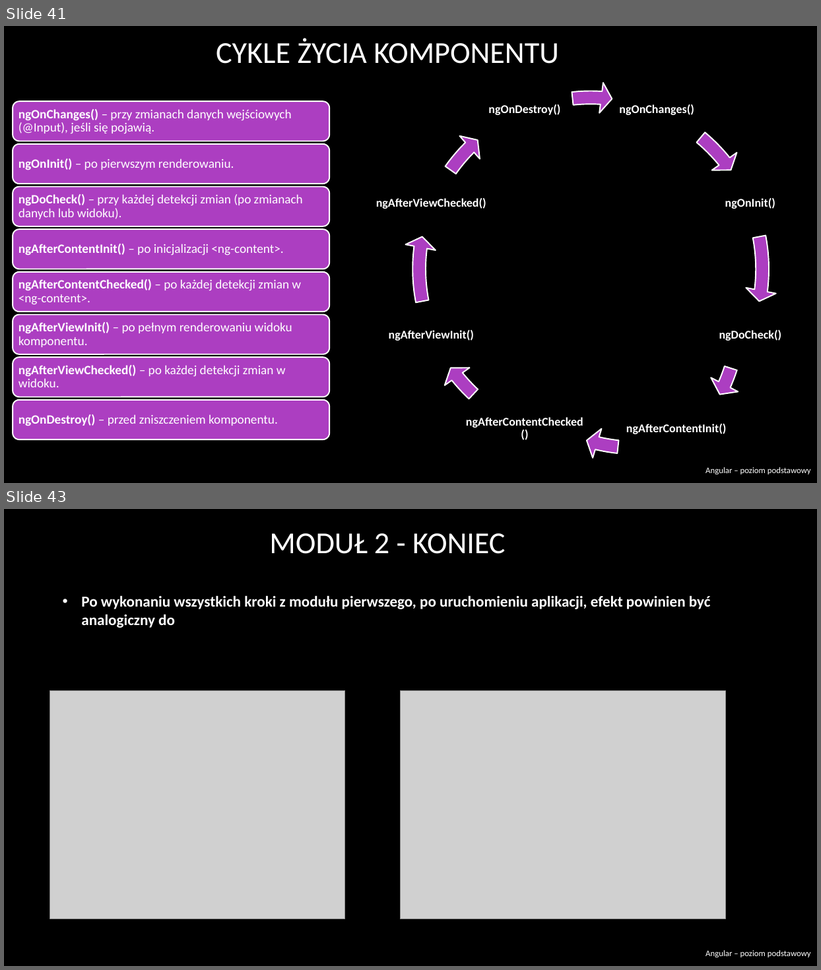
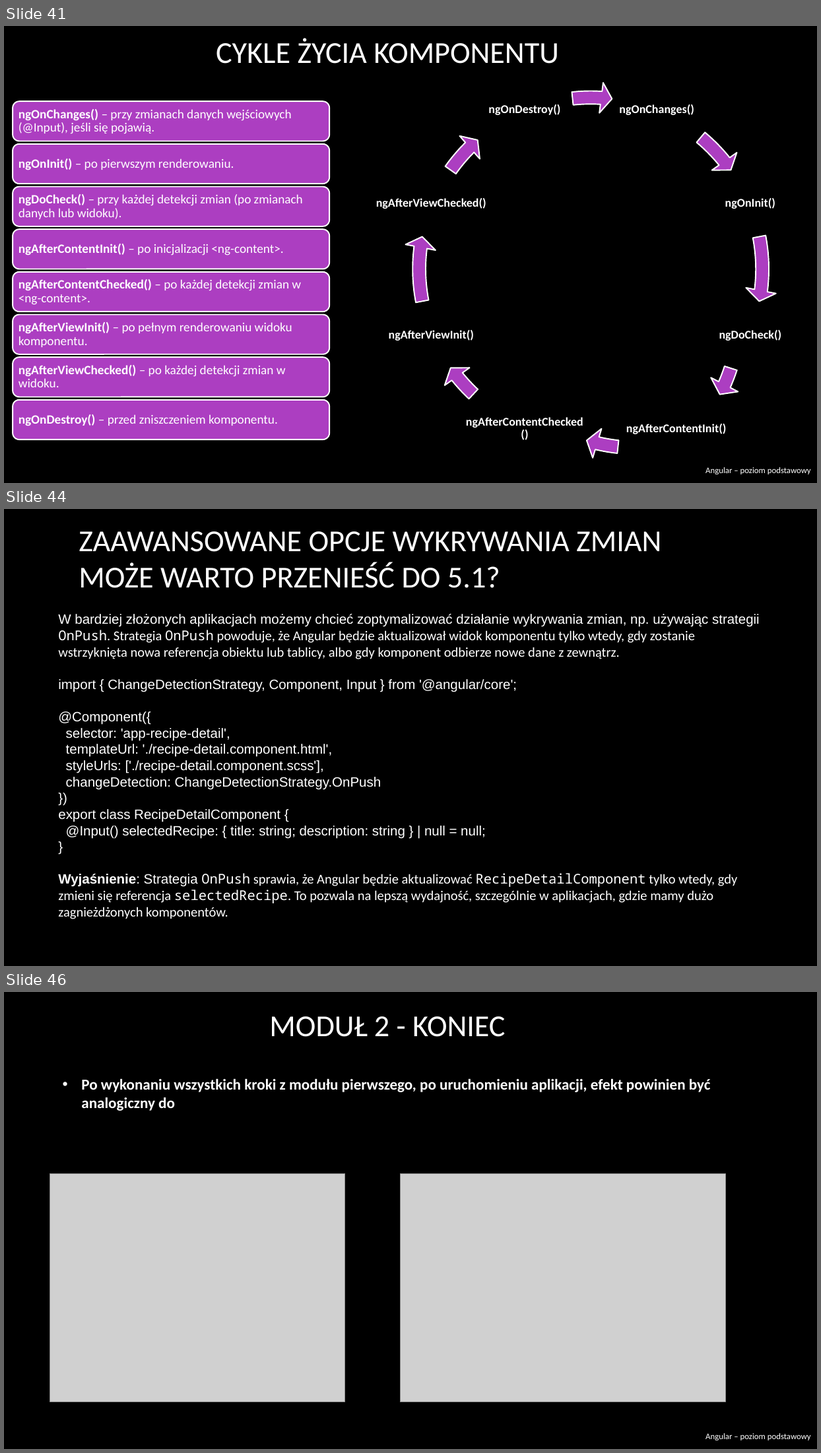
Before and after one commit to RafalSzczuka/angular-course-pfr, a slide deck: prezentacja/Angular beginner.pptx. Shown one above the other, each under a label of ours: slides 41 and 43 before the commit, slides 41, 44 and 46 after it; the slides between them are not shown. The pictures are 821x970 and 821x1453 pixels, drawn with LibreOffice and Linux fonts; fonts in the diff are those of the drawing; grey boxes stand for pictures; background and template pictures are left out. Boxes give left, top, right and bottom in pixels: in the first picture for what was removed or moved away, otherwise in the second. Text is boxed around its words. In the diff, an @@ line names an element or a change of style, - is before the commit and + after.

```diff
--- a/prezentacja/Angular beginner.pptx
+++ b/prezentacja/Angular beginner.pptx
@@ slide 44 added at (4, 509, 817, 966), background picture (left out) @@
@@ title added at (79, 531, 661, 588), 36 pt, text #FFFFFF @@
+ZAAWANSOWANE OPCJE WYKRYWANIA ZMIAN
+MOŻE WARTO PRZENIEŚĆ DO 5.1?
@@ text added at (58, 614, 760, 920), 16 pt, text #FFFFFF @@
+W bardziej złożonych aplikacjach możemy chcieć zoptymalizować działanie wykrywania zmian, np. używając strategii OnPush. Strategia OnPush powoduje, że Angular będzie aktualizował widok komponentu tylko wtedy, gdy zostanie wstrzyknięta nowa referencja obiektu lub tablicy, albo gdy komponent odbierze nowe dane z zewnątrz.
+import { ChangeDetectionStrategy, Component, Input } from '@angular/core';
+@Component({
+selector: 'app-recipe-detail',
+templateUrl: './recipe-detail.component.html',
+styleUrls: ['./recipe-detail.component.scss'],
+changeDetection: ChangeDetectionStrategy.OnPush
+})
+export class RecipeDetailComponent {
+@Input() selectedRecipe: { title: string; description: string } | null = null;
+}
+Wyjaśnienie: Strategia OnPush sprawia, że Angular będzie aktualizować RecipeDetailComponent tylko wtedy, gdy zmieni się referencja selectedRecipe. To pozwala na lepszą wydajność, szczególnie w aplikacjach, gdzie mamy dużo zagnieżdżonych komponentów.
@@ what was slide 43 is now slide 46 @@
```
Also in this commit, not shown: 11 slides changed, 18 other slides added, 1 slide removed.
